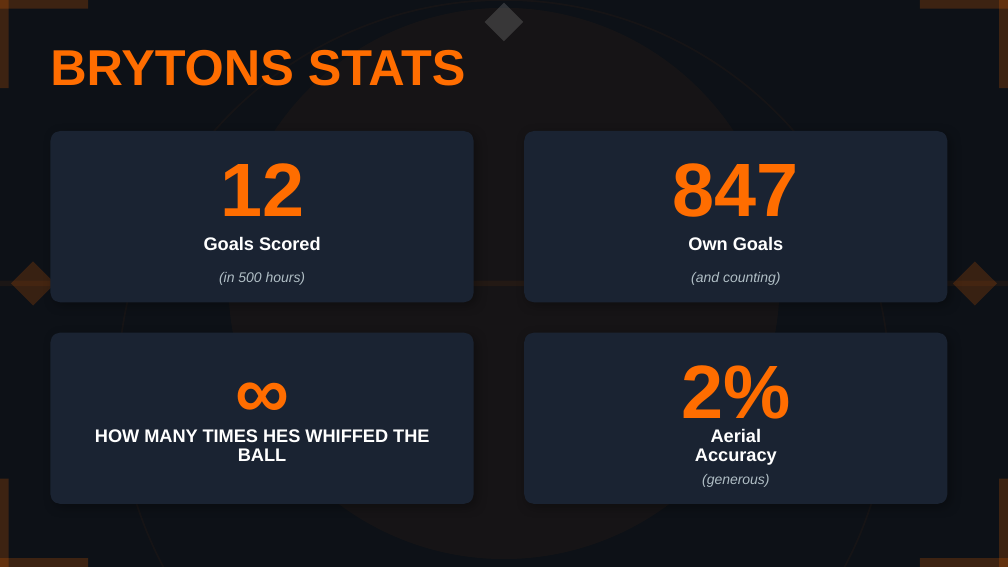
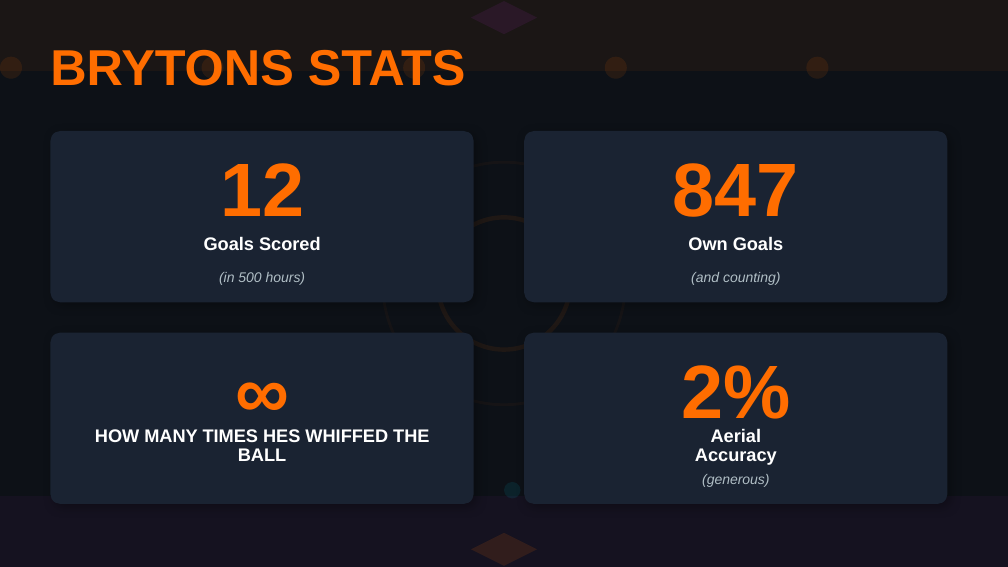
Before and after one commit to coenheinrich-beep/landscape-site-1, a slide deck: slide 4 of rl_bachelor_extra.pptx. Drawn at 1008x567 pixels with LibreOffice and Linux fonts; fonts in the diff are those of the drawing. Boxes give left, top, right and bottom in pixels: in the first picture for what was removed or moved away, otherwise in the second. Text is boxed around its words. In the diff, an @@ line names an element or a change of style, - is before the commit and + after.

```diff
--- a/rl_bachelor_extra.pptx
+++ b/rl_bachelor_extra.pptx
@@ rectangle: place and size @@
-rectangle at [0, 281, 1008, 286]
+rectangle at [0, 0, 1008, 71]
@@ rectangle removed at [0, 0, 88, 9] @@
@@ rectangle removed at [0, 0, 9, 88] @@
@@ ellipse removed at [118, 0, 890, 567] @@
@@ diamond: place and size @@
-diamond at [485, 3, 523, 41]
+diamond at [471, 1, 537, 34]
@@ diamond at [471, 1, 537, 34]: fill #FFFFFF at 15% opacity to #9C27B0 at 12% opacity @@
@@ rectangle removed at [920, 0, 1008, 9] @@
@@ rectangle removed at [999, 0, 1008, 88] @@
@@ ellipse added at [0, 56, 22, 79], fill #FF6D00 at 10% opacity @@
@@ ellipse added at [202, 56, 224, 79], fill #FF6D00 at 10% opacity @@
@@ ellipse added at [403, 56, 425, 79], fill #FF6D00 at 10% opacity @@
@@ ellipse added at [605, 56, 627, 79], fill #FF6D00 at 10% opacity @@
@@ ellipse added at [806, 56, 829, 79], fill #FF6D00 at 10% opacity @@
@@ ellipse: place and size @@
-ellipse at [229, 8, 780, 559]
+ellipse at [383, 162, 626, 405]
@@ ellipse at [383, 162, 626, 405]: fill #FF6D00 at 4% opacity to none; outline none to #FF6D00 2 pt @@
@@ ellipse added at [437, 218, 570, 350], outline #FF6D00 3.15 pt @@
@@ diamond removed at [11, 261, 55, 305] @@
@@ diamond removed at [953, 261, 997, 305] @@
@@ rectangle removed at [0, 479, 9, 566] @@
@@ rectangle removed at [999, 479, 1008, 566] @@
@@ rectangle added at [0, 496, 1008, 566], fill #9C27B0 at 6% opacity @@
@@ ellipse added at [504, 482, 520, 498], fill #00BCD4 at 10% opacity @@
@@ diamond added at [471, 533, 537, 566], fill #FF6D00 at 12% opacity @@
@@ rectangle removed at [0, 558, 88, 567] @@
@@ rectangle removed at [920, 558, 1008, 567] @@
```
Also in this commit, not shown: 8 other slides changed, 1 other file.
